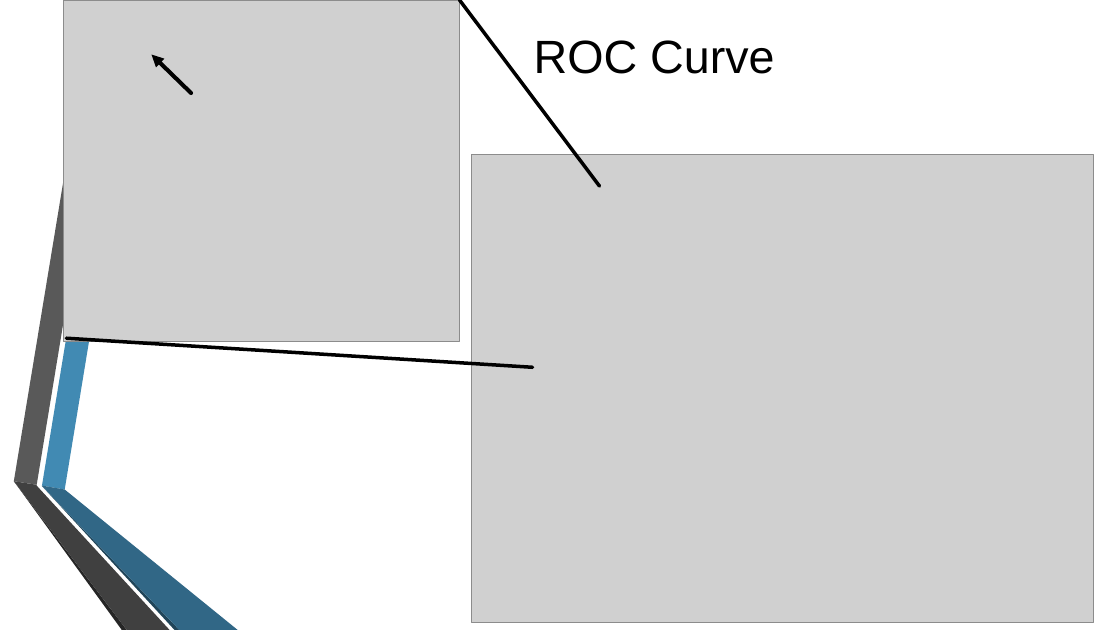
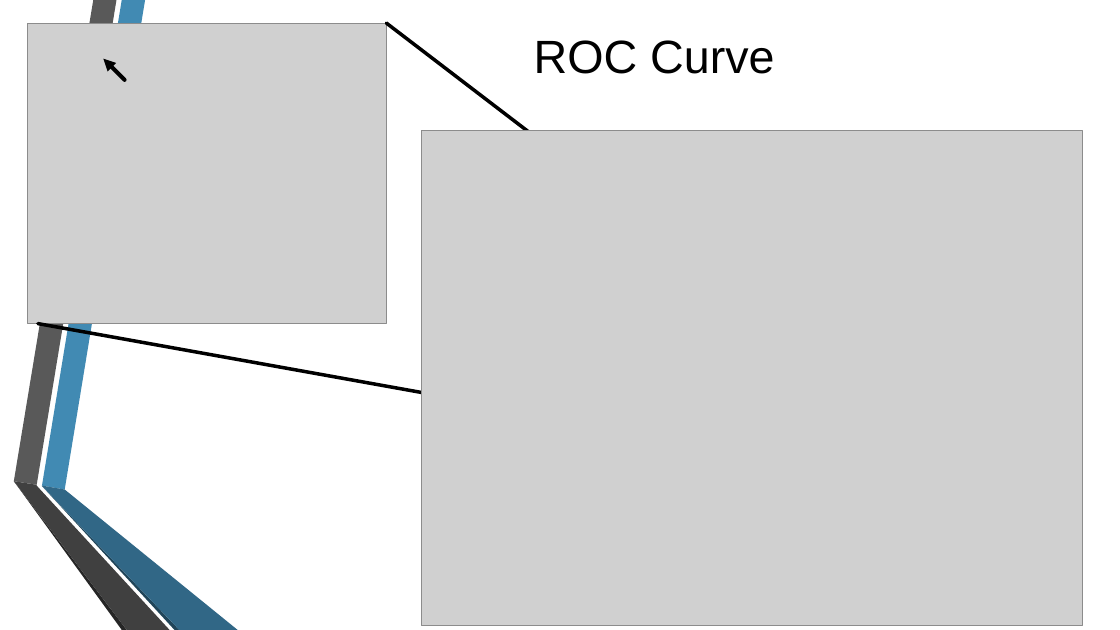
Before and after one commit to may-tal/nlpProject, a slide deck: slide 11 of CyberBullying.pptx (slide 10 before the commit). Drawn at 1120x630 pixels with LibreOffice and Linux fonts; fonts in the diff are those of the drawing; grey boxes stand for pictures; background and template pictures are left out. Boxes give left, top, right and bottom in pixels: in the first picture for what was removed or moved away, otherwise in the second. Text is boxed around its words. In the diff, an @@ line names an element or a change of style, - is before the commit and + after.

```diff
--- a/CyberBullying.pptx
+++ b/CyberBullying.pptx
@@ picture resized from (x1=63, y1=0, x2=460, y2=341) to (x1=28, y1=23, x2=386, y2=323) @@
@@ line moved from (460, 0) - (600, 187) to (386, 23) - (600, 187) @@
@@ arrow moved from (191, 93) - (151, 55) to (124, 80) - (103, 59) @@
@@ picture resized from (x1=471, y1=155, x2=1094, y2=622) to (x1=422, y1=130, x2=1083, y2=626) @@
@@ line moved from (66, 339) - (533, 367) to (38, 323) - (497, 406) @@
```
Also in this commit, not shown: 4 other slides changed, 2 slides added.
